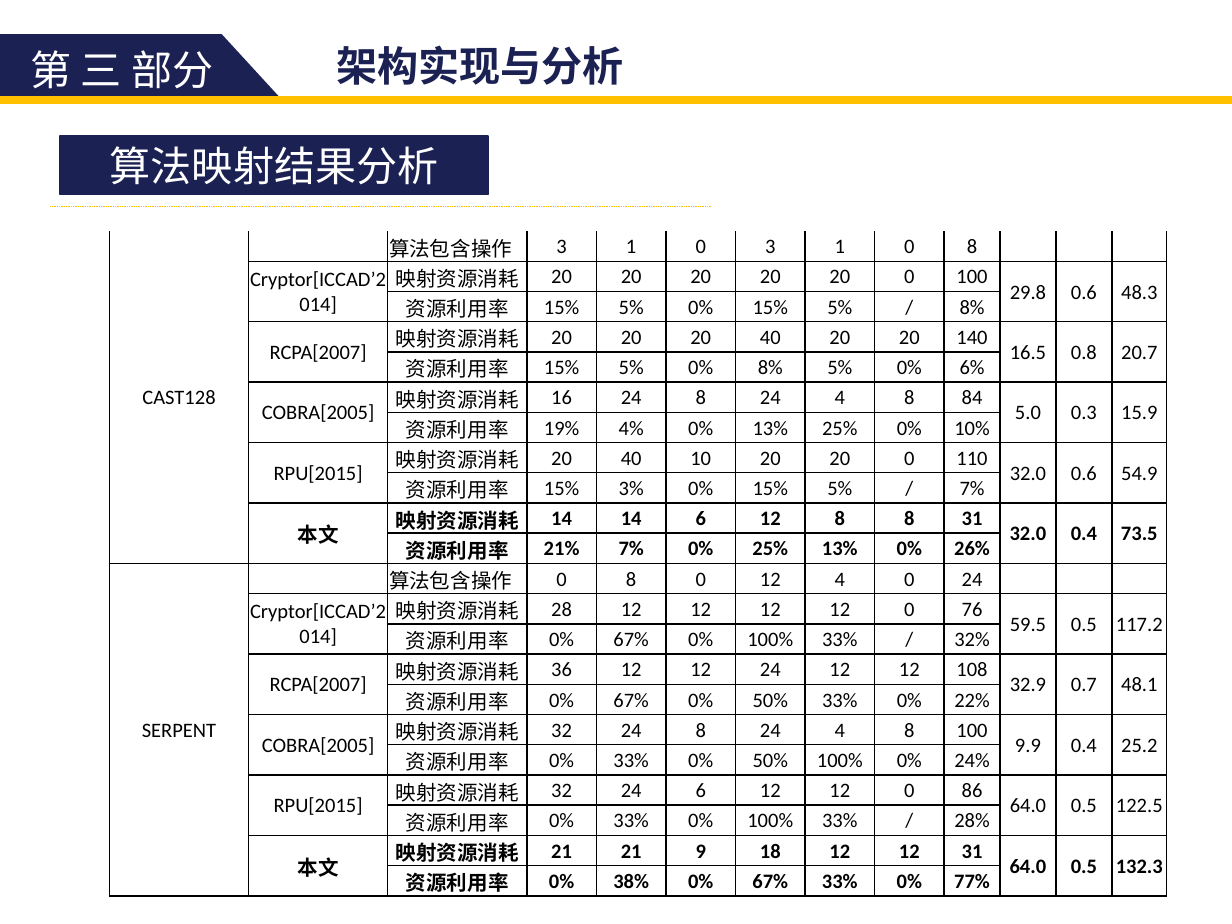
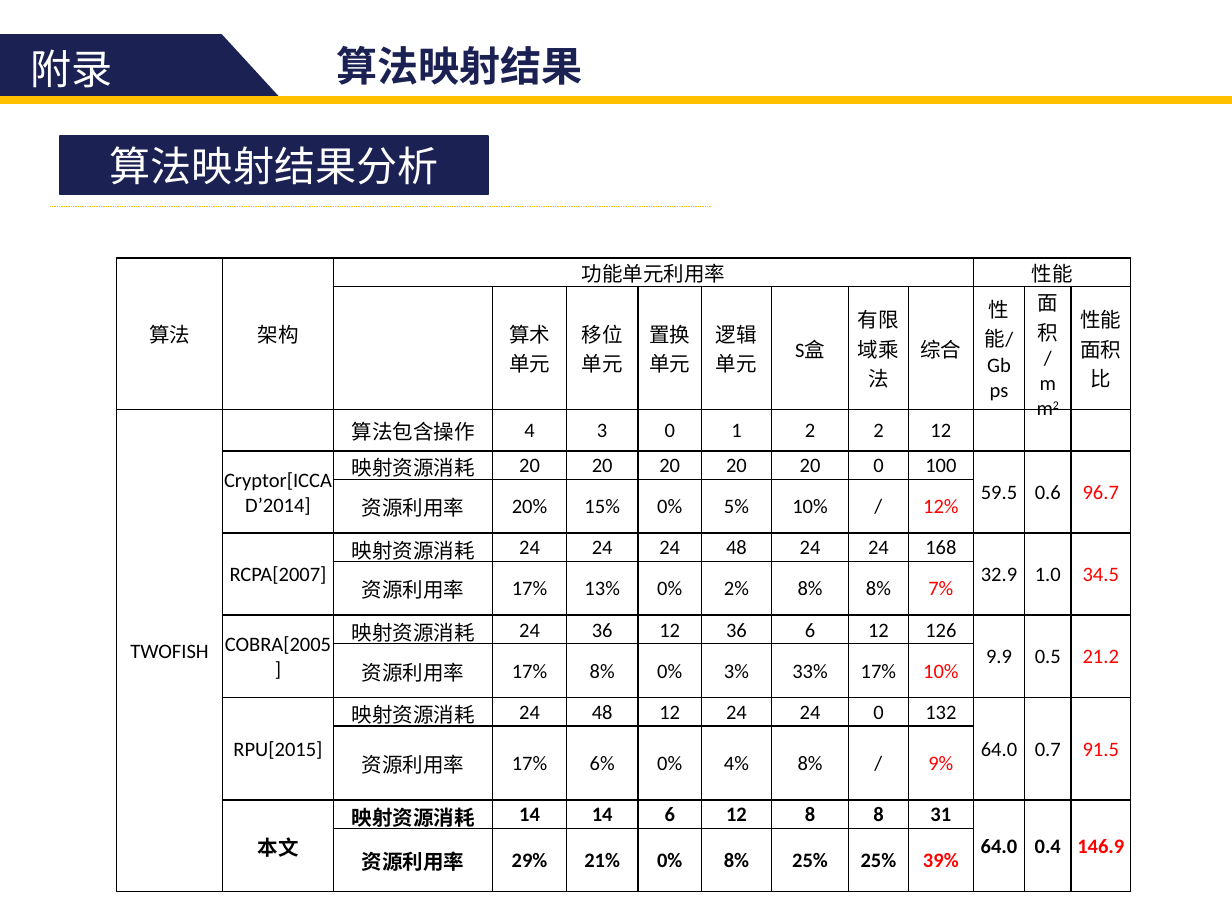
Before and after one commit to zdyzhan/bishe, a slide deck: slide 42 of 131199 李小泉.pptx (slide 41 before the commit). Drawn at 1232x924 pixels with LibreOffice and Linux fonts; fonts in the diff are those of the drawing. Boxes give left, top, right and bottom in pixels: in the first picture for what was removed or moved away, otherwise in the second. Text is boxed around its words. In the diff, an @@ line names an element or a change of style, - is before the commit and + after.

Commit message:
ddd

```diff
--- a/131199 李小泉.pptx
+++ b/131199 李小泉.pptx
@@ text at box(31, 49, 113, 88): text changed @@
-第 三 部分
+附录
@@ text at box(336, 46, 582, 85): text changed @@
-架构实现与分析
+算法映射结果
@@ table at box(117, 257, 1132, 875) @@
-row 1: CAST128 |  | 算法包含操作 | 3 | 1 | 0 | 3 | 1 | 0 | 8 |  |  | 
-row 2:  | Cryptor[ICCAD’2014] | 映射资源消耗 | 20 | 20 | 20 | 20 | 20 | 0 | 100 | 29.8 | 0.6 | 48.3
-row 3:  |  | 资源利用率 | 15% | 5% | 0% | 15% | 5% | / | 8% |  |  | 
-row 4:  | RCPA[2007] | 映射资源消耗 | 20 | 20 | 20 | 40 | 20 | 20 | 140 | 16.5 | 0.8 | 20.7
-row 5:  |  | 资源利用率 | 15% | 5% | 0% | 8% | 5% | 0% | 6% |  |  | 
-row 6:  | COBRA[2005] | 映射资源消耗 | 16 | 24 | 8 | 24 | 4 | 8 | 84 | 5.0 | 0.3 | 15.9
-row 7:  |  | 资源利用率 | 19% | 4% | 0% | 13% | 25% | 0% | 10% |  |  | 
-row 8:  | RPU[2015] | 映射资源消耗 | 20 | 40 | 10 | 20 | 20 | 0 | 110 | 32.0 | 0.6 | 54.9
-row 9:  |  | 资源利用率 | 15% | 3% | 0% | 15% | 5% | / | 7% |  |  | 
-row 10:  | 本文 | 映射资源消耗 | 14 | 14 | 6 | 12 | 8 | 8 | 31 | 32.0 | 0.4 | 73.5
-row 11:  |  | 资源利用率 | 21% | 7% | 0% | 25% | 13% | 0% | 26% |  |  | 
-row 12: SERPENT |  | 算法包含操作 | 0 | 8 | 0 | 12 | 4 | 0 | 24 |  |  | 
-row 13:  | Cryptor[ICCAD’2014] | 映射资源消耗 | 28 | 12 | 12 | 12 | 12 | 0 | 76 | 59.5 | 0.5 | 117.2
-row 14:  |  | 资源利用率 | 0% | 67% | 0% | 100% | 33% | / | 32% |  |  | 
-row 15:  | RCPA[2007] | 映射资源消耗 | 36 | 12 | 12 | 24 | 12 | 12 | 108 | 32.9 | 0.7 | 48.1
-row 16:  |  | 资源利用率 | 0% | 67% | 0% | 50% | 33% | 0% | 22% |  |  | 
-row 17:  | COBRA[2005] | 映射资源消耗 | 32 | 24 | 8 | 24 | 4 | 8 | 100 | 9.9 | 0.4 | 25.2
-row 18:  |  | 资源利用率 | 0% | 33% | 0% | 50% | 100% | 0% | 24% |  |  | 
-row 19:  | RPU[2015] | 映射资源消耗 | 32 | 24 | 6 | 12 | 12 | 0 | 86 | 64.0 | 0.5 | 122.5
-row 20:  |  | 资源利用率 | 0% | 33% | 0% | 100% | 33% | / | 28% |  |  | 
-row 21:  | 本文 | 映射资源消耗 | 21 | 21 | 9 | 18 | 12 | 12 | 31 | 64.0 | 0.5 | 132.3
-row 22:  |  | 资源利用率 | 0% | 38% | 0% | 67% | 33% | 0% | 77% |  |  | 
+row 1: 算法 | 架构 | 功能单元利用率 |  |  |  |  |  |  |  | 性能 |  | 
+row 2:  |  |  | 算术单元 | 移位单元 | 置换单元 | 逻辑单元 | S盒 | 有限域乘法 | 综合 | 性能/Gbps | 面积/mm2 | 性能面积比
+row 3: TWOFISH |  | 算法包含操作 | 4 | 3 | 0 | 1 | 2 | 2 | 12 |  |  | 
+row 4:  | Cryptor[ICCAD’2014] | 映射资源消耗 | 20 | 20 | 20 | 20 | 20 | 0 | 100 | 59.5 | 0.6 | 96.7
+row 5:  |  | 资源利用率 | 20% | 15% | 0% | 5% | 10% | / | 12% |  |  | 
+row 6:  | RCPA[2007] | 映射资源消耗 | 24 | 24 | 24 | 48 | 24 | 24 | 168 | 32.9 | 1.0 | 34.5
+row 7:  |  | 资源利用率 | 17% | 13% | 0% | 2% | 8% | 8% | 7% |  |  | 
+row 8:  | COBRA[2005] | 映射资源消耗 | 24 | 36 | 12 | 36 | 6 | 12 | 126 | 9.9 | 0.5 | 21.2
+row 9:  |  | 资源利用率 | 17% | 8% | 0% | 3% | 33% | 17% | 10% |  |  | 
+row 10:  | RPU[2015] | 映射资源消耗 | 24 | 48 | 12 | 24 | 24 | 0 | 132 | 64.0 | 0.7 | 91.5
+row 11:  |  | 资源利用率 | 17% | 6% | 0% | 4% | 8% | / | 9% |  |  | 
+row 12:  | 本文 | 映射资源消耗 | 14 | 14 | 6 | 12 | 8 | 8 | 31 | 64.0 | 0.4 | 146.9
+row 13:  |  | 资源利用率 | 29% | 21% | 0% | 8% | 25% | 25% | 39% |  |  | 
@@ table: place and size @@
-table at box(110, 232, 1163, 900)
+table at box(117, 257, 1132, 875)
```
Also in this commit, not shown: 10 other slides changed, 1 slide added, 1 slide removed.
